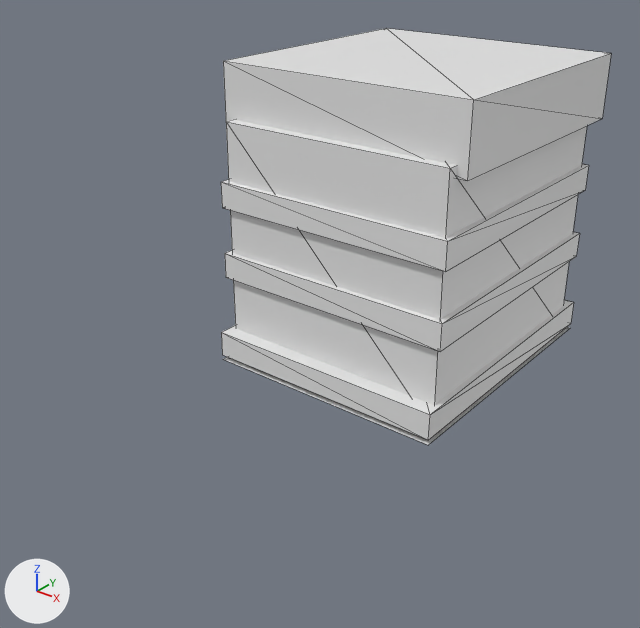
A saved change to the OBJ model tools/armor_src/models/entity/bogrunner/boots_leg_r.obj.
One viewpoint serves both versions: a camera (50 mm lens) standing at (0.427, -0.868, 0.525) and looking at (-0.129, -0.174, 0.094). Every picture has the same lights, and +X, +Y and +Z are marked at lower left. The older version comes first. Mesh edges are drawn as thin lines. Where no turn or scale is listed for an object, it has been applied to the vertices.

Names of what the first picture shows: 'boots_leg_r'.
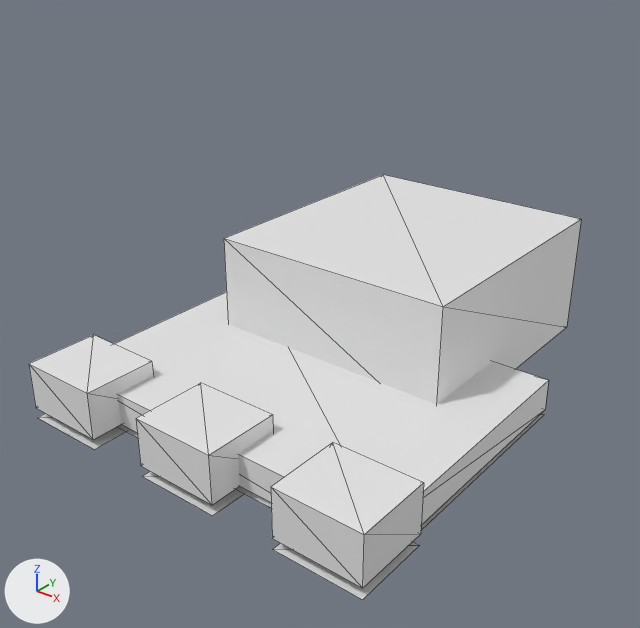
Pixel boxes (x1, y1, x2, y2) of what changed, in the pictures (640 x 628 px; the box of a moved part takes in the faces that stretch with it):
'boots_leg_r', reshaped (41% wider): before (221, 28, 611, 445); after (29, 175, 581, 600)
part 1 of me_boots_leg_r, added: after (224, 175, 581, 404)
part 2 of me_boots_leg_r, moved or reshaped: before (221, 300, 574, 440); after (114, 292, 549, 525)
part 3 of me_boots_leg_r, added: after (29, 335, 153, 439)
part 4 of me_boots_leg_r, added: after (136, 383, 273, 505)
part 5 of me_boots_leg_r, added: after (271, 442, 424, 588)
part 6 of me_boots_leg_r, deleted: before (226, 120, 587, 405)
part 7 of me_boots_leg_r, deleted: before (223, 28, 611, 181)
part 8 of me_boots_leg_r, deleted: before (225, 232, 580, 351)
part 9 of me_boots_leg_r, deleted: before (221, 164, 589, 272)
part 10 of me_boots_leg_r, deleted: before (223, 327, 570, 445)
part 11 of me_boots_leg_r, added: after (37, 413, 544, 600)

The change, as a list of edits to the scene's bpy script:
```text
Change me_boots_leg_r:
    used by ob_boots_leg_r; location = (0.0, 0.0, 0.0)
    verts and faces of me_boots_leg_r; kept vertices keep their numbers, new ones are numbered from 44
    remove me_boots_leg_r.from_pydata(...)  # 44 vertices, 60 faces; spans x -0.278..0.034, y -0.188..0.162, z -0.006..0.35
    add me_boots_leg_r.from_pydata(...)  # 56 vertices, 60 faces; spans x -0.347..0.103, y -0.406..0.15, z -0.012..0.15
    me_boots_leg_r part 1: a new loose piece, a box spanning x -0.272..0.028, y -0.175..0.15, z 0.0..0.15
    me_boots_leg_r part 2: the loose piece of 8 vertices spanning x -0.272..0.028, y -0.188..0.162, z 0.0..0.031 is scaled about its middle by (1.46, 0.893, 1.2), then moved by (0.0, -0.2, 0.003)
    me_boots_leg_r part 3: the loose piece of 8 vertices spanning x -0.272..0.028, y -0.188..0.162, z 0.0..0.031 is copied, and the copy is scaled about its middle by (0.333, 0.25, 1.8), then moved by (-0.175, -0.35, 0.013); it spans x -0.347..-0.247, y -0.406..-0.319, z 0.0..0.056
    me_boots_leg_r part 4: the loose piece of 8 vertices spanning x -0.272..0.028, y -0.188..0.162, z 0.0..0.031 is copied, and the copy is scaled about its middle by (0.333, 0.25, 1.8), then moved by (0.0, -0.35, 0.013); it spans x -0.172..-0.072, y -0.406..-0.319, z 0.0..0.056
    me_boots_leg_r part 5: the loose piece of 8 vertices spanning x -0.272..0.028, y -0.188..0.162, z 0.0..0.031 is copied, and the copy is scaled about its middle by (0.333, 0.25, 1.8), then moved by (0.175, -0.35, 0.013); it spans x 0.003..0.103, y -0.406..-0.319, z 0.0..0.056
    me_boots_leg_r part 6: the loose piece of 8 vertices spanning x -0.266..0.022, y -0.169..0.144, z 0.0..0.287 is deleted
    me_boots_leg_r part 7: the loose piece of 8 vertices spanning x -0.278..0.034, y -0.156..0.156, z 0.275..0.35 is deleted
    me_boots_leg_r part 8: the loose piece of 8 vertices spanning x -0.272..0.028, y -0.175..0.15, z 0.1..0.131 is deleted
    me_boots_leg_r part 9: the loose piece of 8 vertices spanning x -0.272..0.028, y -0.175..0.15, z 0.187..0.219 is deleted
    me_boots_leg_r part 10: the loose piece of 4 vertices spanning x -0.272..0.028, y -0.188..0.162, z -0.006 is deleted
    me_boots_leg_r part 11
    add verts[44] = (-0.347, -0.406, -0.012)  # pixel (37, 417)
    add verts[45] = (-0.347, -0.319, -0.012)
    add verts[46] = (-0.172, -0.406, -0.012)  # pixel (142, 476)
    add verts[47] = (-0.172, -0.319, -0.012)
    add verts[48] = (0.003, -0.406, -0.012)  # pixel (272, 549)
    add verts[49] = (0.003, -0.319, -0.012)
    add for new, old in zip([*range(50, 56)], [*range(44, 50)]): verts[new] = verts[old] + (0.1, 0.0, 0.0)
    add verts[56] = (-0.341, -0.369, -0.006)
    add verts[57] = (-0.341, -0.056, -0.006)
    add verts[58] = (0.097, -0.056, -0.006)  # pixel (544, 414)
    add verts[59] = (0.097, -0.369, -0.006)
    add faces += [(56, 57, 58), (56, 58, 59), (44, 45, 51), (44, 51, 50), (46, 47, 53), (46, 53, 52)]
    add faces += [(48, 49, 55), (48, 55, 54)]
```
